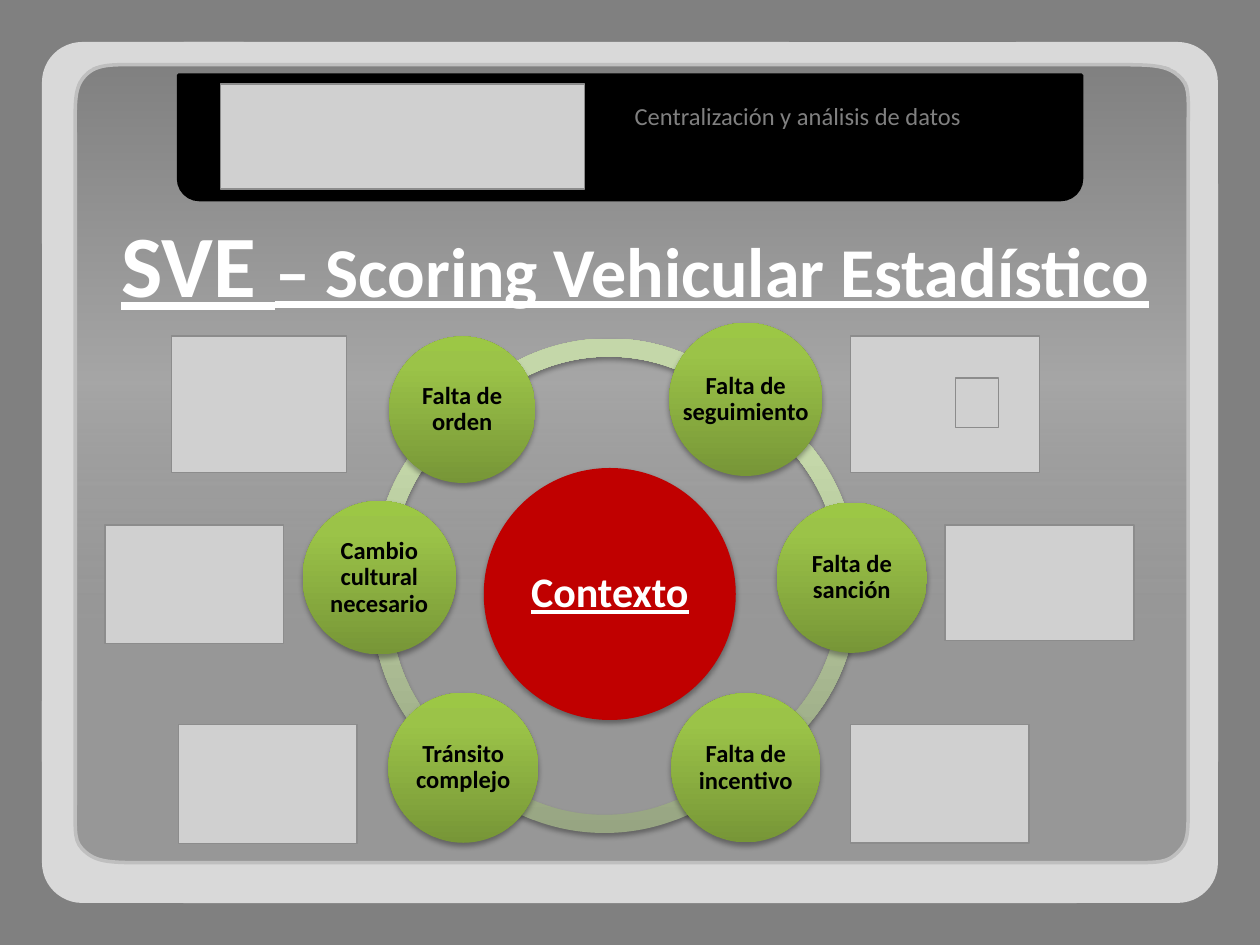
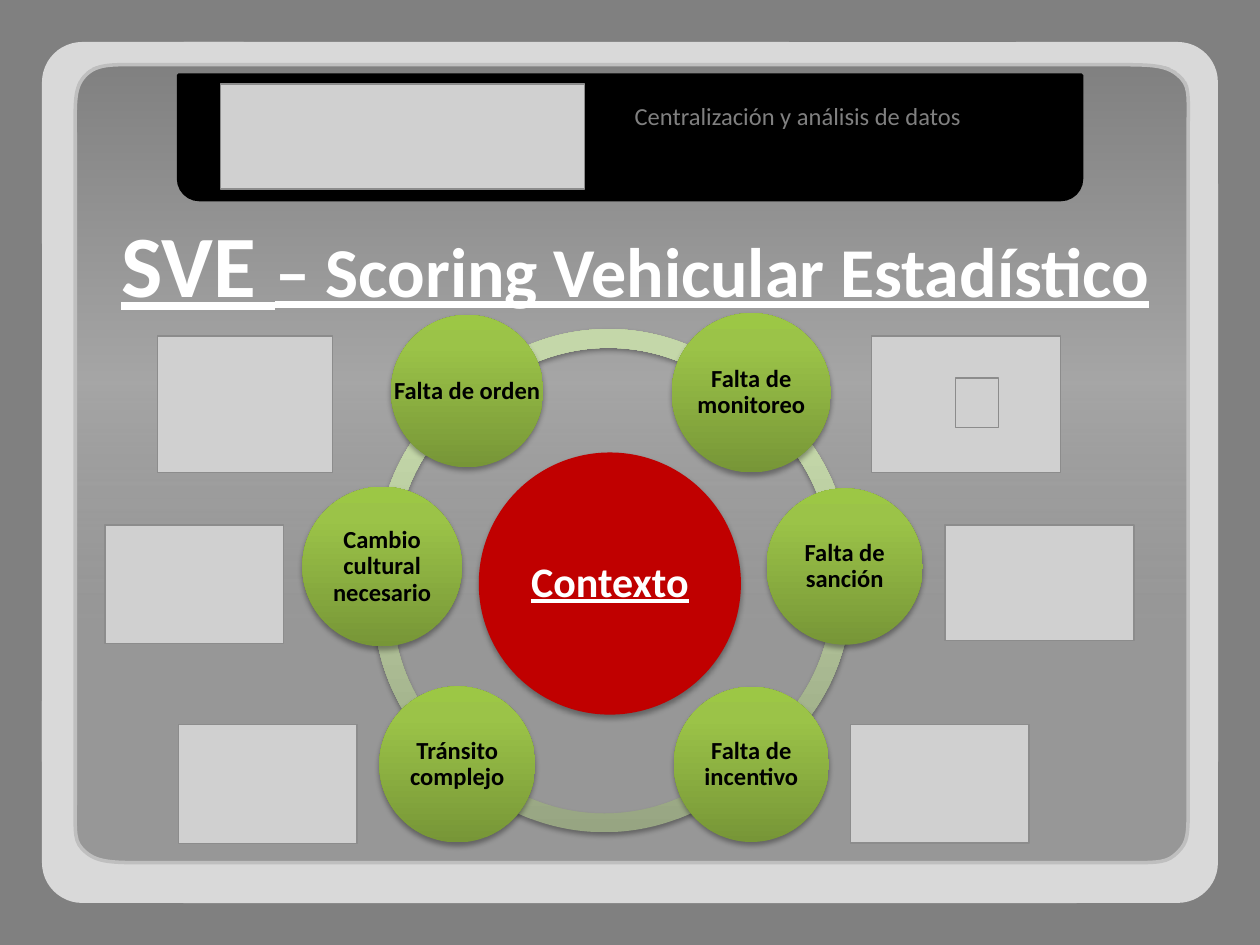
Before and after one commit to adrianachelotti/tallerdesarrollo1ero2011, a slide deck: slide 5 of Presentacion/Comercial/Presentacion Comercial.pptx. Drawn at 1260x945 pixels with LibreOffice and Linux fonts; fonts in the diff are those of the drawing; grey boxes stand for pictures. Boxes give left, top, right and bottom in pixels: in the first picture for what was removed or moved away, otherwise in the second. Text is boxed around its words. In the diff, an @@ line names an element or a change of style, - is before the commit and + after.

```diff
--- a/Presentacion/Comercial/Presentacion Comercial.pptx
+++ b/Presentacion/Comercial/Presentacion Comercial.pptx
@@ text "Falta de orden" rewrapped from [422,387,503,430] to [394,382,540,399] @@
@@ ellipse: place and size @@
-ellipse at [389,336,536,483]
+ellipse at [391,315,543,467]
@@ arch (boxed as its full ring): place and size @@
-arch (boxed as its full ring) at [410,339,808,737]
+arch (boxed as its full ring) at [401,329,815,743]
@@ ellipse: place and size @@
-ellipse at [669,323,823,476]
+ellipse at [672,314,830,472]
@@ picture: place and size @@
-picture at [171,336,346,472]
+picture at [158,336,333,472]
@@ arch (boxed as its full ring): place and size @@
-arch (boxed as its full ring) at [374,370,772,769]
+arch (boxed as its full ring) at [377,349,791,764]
@@ proportions changed in 5 elements at [401,329,815,743], [374,397,789,811], [436,386,850,800], [377,349,791,764], [435,357,849,771] @@
@@ arch (boxed as its full ring): place and size @@
-arch (boxed as its full ring) at [459,374,857,772]
+arch (boxed as its full ring) at [435,357,849,771]
@@ picture: place and size @@
-picture at [850,336,1040,472]
+picture at [872,336,1061,472]
@@ arch (boxed as its full ring): place and size @@
-arch (boxed as its full ring) at [459,396,857,794]
+arch (boxed as its full ring) at [436,386,850,800]
@@ text at [697,370,805,413]: text changed @@
-Falta de seguimiento
+Falta de monitoreo
@@ arch (boxed as its full ring): place and size @@
-arch (boxed as its full ring) at [373,407,771,805]
+arch (boxed as its full ring) at [374,397,789,811]
@@ arch (boxed as its full ring): place and size @@
-arch (boxed as its full ring) at [406,435,804,833]
+arch (boxed as its full ring) at [397,418,811,833]
@@ text "Contexto": place and size @@
-text "Contexto" at [531,579,689,614]
+text "Contexto" at [531,569,689,603]
@@ ellipse: place and size @@
-ellipse at [484,467,736,719]
+ellipse at [479,452,741,714]
@@ text "Cambio cultural necesario": place and size @@
-text "Cambio cultural necesario" at [330,542,428,612]
+text "Cambio cultural necesario" at [333,531,431,601]
@@ ellipse: place and size @@
-ellipse at [302,501,456,655]
+ellipse at [302,486,462,646]
@@ text "Falta de sanción": place and size @@
-text "Falta de sanción" at [812,555,892,598]
+text "Falta de sanción" at [805,544,885,587]
@@ ellipse: place and size @@
-ellipse at [776,503,926,653]
+ellipse at [766,489,922,645]
@@ text "Tránsito complejo": place and size @@
-text "Tránsito complejo" at [416,745,510,792]
+text "Tránsito complejo" at [410,742,504,789]
@@ ellipse: place and size @@
-ellipse at [388,693,538,843]
+ellipse at [379,687,536,843]
@@ text "Falta de incentivo": place and size @@
-text "Falta de incentivo" at [699,745,793,789]
+text "Falta de incentivo" at [704,742,798,785]
@@ ellipse: place and size @@
-ellipse at [672,693,820,842]
+ellipse at [674,687,829,842]
```
